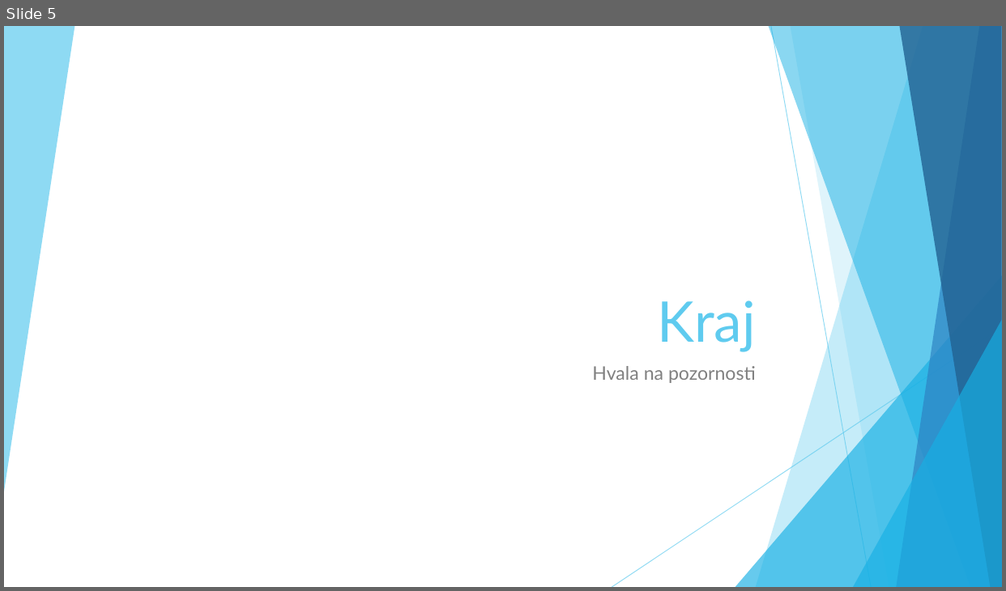
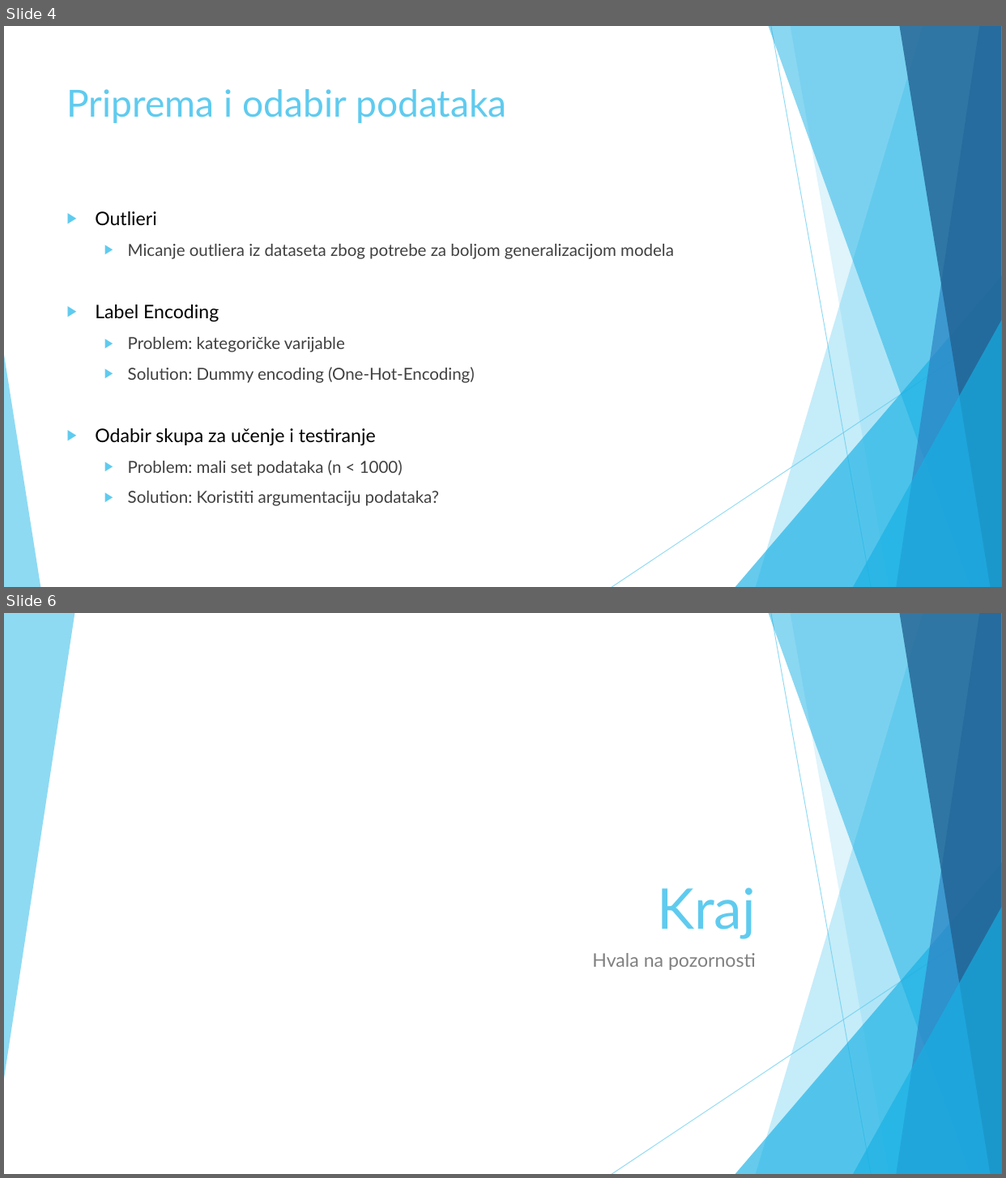
Before and after one commit to mikocij/SUprojekt, a slide deck: Prezentacija prijedlog.pptx. Shown one above the other, each under a label of ours: slide 5 before the commit, slides 4 and 6 after it; the slides between them are not shown. The pictures are 1006x591 and 1006x1178 pixels, drawn with LibreOffice and Linux fonts; fonts in the diff are those of the drawing. Boxes give left, top, right and bottom in pixels: in the first picture for what was removed or moved away, otherwise in the second. Text is boxed around its words. In the diff, an @@ line names an element or a change of style, - is before the commit and + after.

```diff
--- a/Prezentacija prijedlog.pptx
+++ b/Prezentacija prijedlog.pptx
@@ slide 4 added at [4, 26, 1002, 587], background #FFFFFF; not listed: 9 template elements that a slide beside it also shows @@
@@ title added at [67, 89, 507, 123], 36 pt, text #5FCBEF @@
+Priprema i odabir podataka
@@ text added at [95, 211, 674, 506], 16 pt, text #404040 @@
+▶ Outlieri
+  ▶ Micanje outliera iz dataseta zbog potrebe za boljom generalizacijom modela
+▶ Label Encoding
+  ▶ Problem: kategoričke varijable
+  ▶ Solution: Dummy encoding (One-Hot-Encoding)
+▶ Odabir skupa za učenje i testiranje
+  ▶ Problem: mali set podataka (n < 1000)
+  ▶ Solution: Koristiti argumentaciju podataka?
@@ triangle added at [4, 355, 40, 587], fill #5FCBEF at 70% opacity @@
@@ what was slide 5 is now slide 6 @@
```
Also in this commit, not shown: 3 slides changed, 1 other slide added, 1 slide removed.
